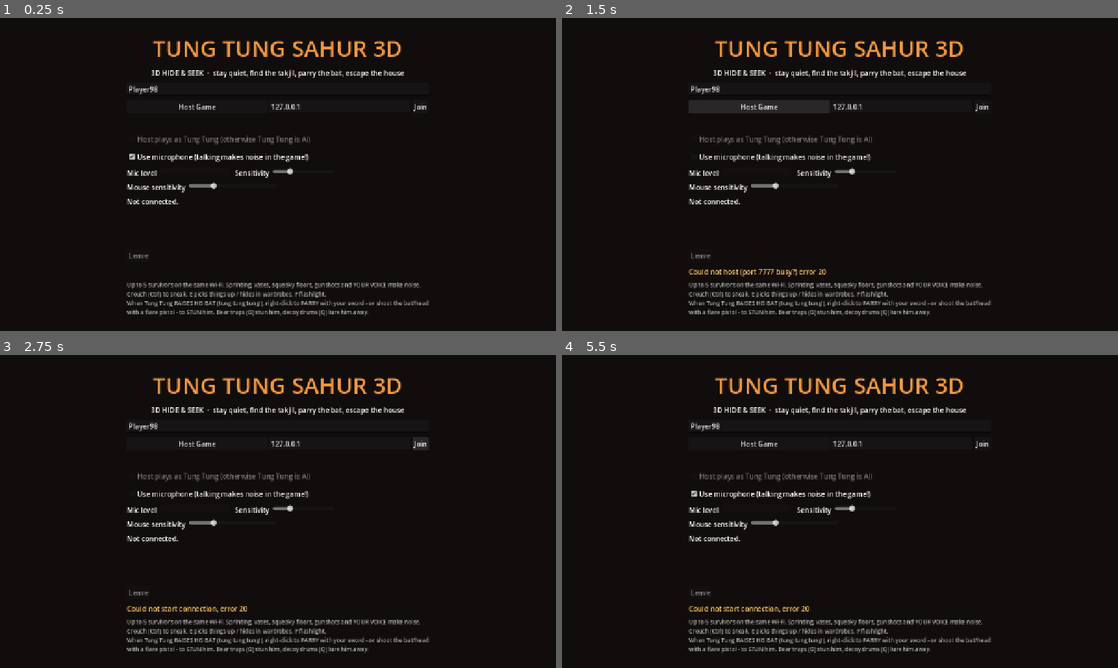
Above: before the commit, frames 1-4 (two rows, left to right).
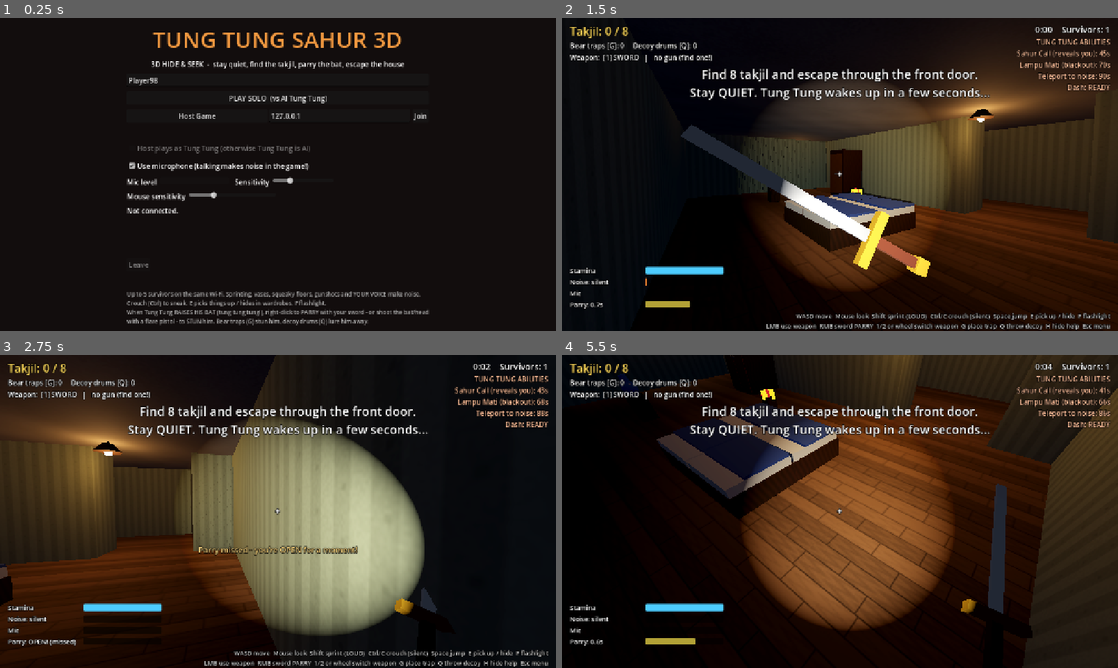
Above: after the commit, the same moments.

Repository: Jainil57/tung-tung-sahur-hide-and-seek
Game: Godot game, scene res://scenes/main.tscn
The game is run twice, just before and just after one commit, with the same random seed, the same clock (stepped at 60 frames per second) and the same inputs.
Inputs (mouse positions are in pixels of both pictures, inside the frame that each line leads up to):
- Up to frame 1 (0.25 s): no input
- Up to frame 2 (1.5 s): click "Use microphone (talking makes…" (after the commit: "PLAY SOLO (vs AI Tung Tung)") at 0.5 s; click (756, 105) at 1.25 s, where only the run before the commit has a clickable "Host Game"
- Up to frame 3 (2.75 s): click (422, 442) at 2 s, where only the run before the commit has a clickable "Join"
- Up to frame 4 (5.5 s): move the mouse to (962, 495) at 2.77 s; hold D 2.78-3.53 s; tap H at 2.85 s; click (962, 495) at 2.92 s; move the mouse to (728, 527) at 3.52 s; hold S 3.53-4.28 s; tap Q at 3.6 s; tap Space at 3.77, 5.27 s; move the mouse to (895, 442) at 4.27 s; hold D 4.28-5.03 s; tap E at 4.35 s; move the mouse to (812, 574) at 5.02 s; hold W from 5.03 s (still down); tap R at 5.1 s; click (812, 574) at 5.17 s

The runs differ from the first frame. In frame 1, 8.2% of the frame differs, in the area x 22-78%, y 4-99%; in frame 2, 45%; in frame 3, 53%, in the area x 0-99%, y 2-100%; in frame 4, 45%.

Commit message:
Add Play Solo mode, web export preset and itch.io link
Co-Authored-By: Claude Opus 5.5 <noreply@anthropic.com>

Diff:
--- a/scripts/main.gd
+++ b/scripts/main.gd
@@ -70,6 +70,11 @@
 	name_edit.text = "Player%d" % (randi() % 100)
 	name_edit.max_length = 16
 	v.add_child(name_edit)
+
+	var solo_btn := Button.new()
+	solo_btn.text = "PLAY SOLO  (vs AI Tung Tung)"
+	solo_btn.pressed.connect(func(): Net.solo(name_edit.text))
+	v.add_child(solo_btn)
 
 	var hrow := HBoxContainer.new()
 	v.add_child(hrow)
@@ -168,6 +173,12 @@
 	help.add_theme_color_override("font_color", Color(0.7, 0.7, 0.7))
 	v.add_child(help)
 
+	# Browsers can't host or join over Wi-Fi (no UDP), so the web version is solo only.
+	if OS.has_feature("web"):
+		for n in [hrow, ip_lbl, monster_chk, list_lbl, brow]:
+			n.visible = false
+		help.text = "Browser version = SOLO vs AI. Download the Windows version on itch.io for up to 5-player multiplayer!\n" + help.text.substr(help.text.find("\n") + 1)
+
 
 func _status(t: String) -> void:
 	status_lbl.text = t
@@ -256,6 +267,26 @@
 		_screenshot(shot)
 		return
 	if mode == "":
+		return
+	if mode == "--smoke-offline":  # the PLAY SOLO button (also what the browser version uses)
+		Mic.set_enabled(false)
+		Net.solo("Tester")
+		await _wait(8.0)
+		print("SMOKE offline: ", game.summary())
+		game._srv("c_noise", game.monster.global_position + Vector3(6, 0, 0), 20.0)
+		await _wait(3.0)
+		print("SMOKE offline after noise: ", game.summary())
+		var p0: Vector3 = game.house.pickups[0]["pos"]
+		game.me().global_position = p0
+		await _wait(0.2)
+		game._srv("c_pickup", 0)
+		await _wait(0.3)
+		print("SMOKE offline pickup0 taken=%s inv=%s" % [str(game.pick_taken[0]), str(game.inv[1])])
+		game.s_caught.rpc(1)
+		await _wait(0.5)
+		print("SMOKE offline caught: alive=%s over=%s" % [str(game.alive), str(game.over)])
+		Net.leave()
+		get_tree().quit()
 		return
 	if mode == "--smoke-solo" or mode == "--smoke-monster":
 		Mic.set_enabled(false)
--- a/scripts/net.gd
+++ b/scripts/net.gd
@@ -68,6 +68,16 @@
 	players.clear()
 	in_game = false
 	lobby_changed.emit()
+
+
+## Single player against the AI Tung Tung. Needs no network, so it also works in the browser.
+func solo(player_name: String) -> void:
+	leave()  # leaves an OfflineMultiplayerPeer: we are "the server" with id 1
+	my_name = player_name
+	players = {1: {"name": player_name, "color": COLORS[0]}}
+	settings["monster_player"] = false
+	in_game = true
+	game_started.emit(settings.duplicate())
 
 
 func set_monster_player(v: bool) -> void:
Not shown, changed: export_presets.cfg
